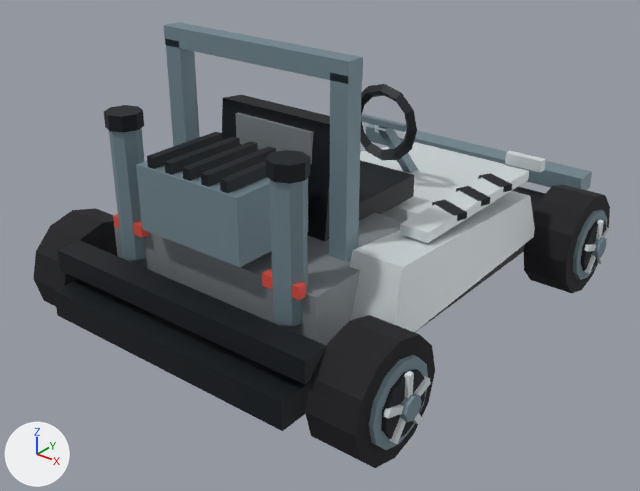
The glTF model DLC/Aliens/assets/kart/aliens/bishop-aliens/kart.glb: old version first, new version second.
One viewpoint serves both versions: a camera (50 mm lens) standing at (2.85, -3.73, 2.62) and looking at (0.0, -0.17, 0.41). Lighting does not change. The marker at lower left points along +X, +Y and +Z. The older version comes first. Where no turn or scale is listed for an object, it has been applied to the vertices. Vertices at exactly the same position are counted once.

The older version as bpy lines, for what is in view:
```python
me_chassis = bpy.data.meshes.new('chassis')
me_chassis.from_pydata(...)  # 412 vertices, 668 faces; spans x -1.04..1.04, y -1.41..1.6, z 0.23..1.67
me_chassis.materials.append(mat_chassis_vertex_colours)
me_wheel_front_right = bpy.data.meshes.new('wheel-front-right')
me_wheel_front_right.from_pydata(...)  # 132 vertices, 228 faces; spans x -0.135..0.221, y -0.31..0.31, z -0.31..0.31
me_wheel_front_right.materials.append(mat_wheel_vertex_colours)
me_wheel_rear_left = bpy.data.meshes.new('wheel-rear-left')
me_wheel_rear_left.from_pydata(...)  # 132 vertices, 228 faces; spans x -0.221..0.135, y -0.31..0.31, z -0.31..0.31
me_wheel_rear_left.materials.append(mat_wheel_vertex_colours)
me_wheel_rear_right = bpy.data.meshes.new('wheel-rear-right')
me_wheel_rear_right.from_pydata(...)  # 132 vertices, 228 faces; spans x -0.135..0.221, y -0.31..0.31, z -0.31..0.31
me_wheel_rear_right.materials.append(mat_wheel_vertex_colours)
ob_chassis = bpy.data.objects.new('chassis', me_chassis)
ob_chassis.location = (0.0, 0.0, 0.0)
ob_wheel_front_right = bpy.data.objects.new('wheel-front-right', me_wheel_front_right)
ob_wheel_front_right.location = (0.975, 1.015, 0.31)
ob_wheel_rear_left = bpy.data.objects.new('wheel-rear-left', me_wheel_rear_left)
ob_wheel_rear_left.location = (-0.975, -1.015, 0.31)
ob_wheel_rear_right = bpy.data.objects.new('wheel-rear-right', me_wheel_rear_right)
ob_wheel_rear_right.location = (0.975, -1.015, 0.31)
```
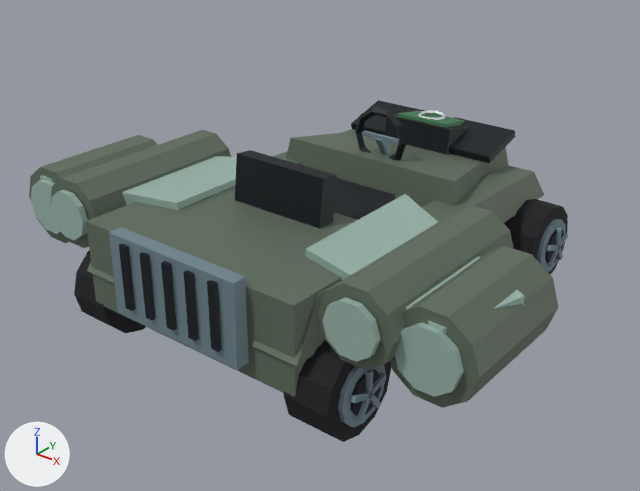
What differs and where, as boxes [x1, y1, x2, y2] in the pictures (640 x 491 px):
'chassis', deleted: before [54, 22, 592, 431]
'identity-dropship-dropship-armored-cargo-fuselage', added: after [29, 100, 558, 408]
'identity-dropship-motif-engine-pods', added: after [50, 130, 514, 370]
'wheel-rear-right', reshaped, moved: before [305, 315, 435, 468]; after [284, 340, 391, 442]
'identity-dropship-motif-wings', added: after [40, 150, 525, 334]
'identity-dropship-driver-cockpit', added: after [235, 107, 406, 229]
'wheel-front-right', reshaped, moved: before [524, 185, 611, 293]; after [504, 199, 568, 275]
'wheel-rear-left', reshaped, moved (14% narrower, 15% shorter): before [33, 208, 117, 306]; after [74, 250, 146, 333]
'identity-dropship-motif-scanner', added: after [384, 110, 470, 155]
part 2 of me_wheel_front_right, added: after [545, 230, 564, 263]
part 3 of me_wheel_front_right, added: after [555, 227, 562, 248]
part 4 of me_wheel_front_right, rebuilt: before [524, 185, 610, 293]; after [504, 199, 568, 275]
part 5 of me_wheel_front_right, cut back: before [573, 210, 611, 280]; after [546, 233, 568, 267]
part 6 of me_wheel_rear_right, added: after [351, 369, 381, 416]
part 7 of me_wheel_rear_right, added: after [365, 369, 373, 396]
part 8 of me_wheel_rear_right, rebuilt: before [305, 315, 435, 468]; after [284, 340, 391, 442]
part 9 of me_wheel_rear_right, cut back: before [368, 355, 431, 450]; after [350, 373, 386, 421]

The change, as a list of edits to the scene's bpy script:
```text
Change me_wheel_rear_left:
    remove me_wheel_rear_left.from_pydata(...)  # 132 vertices, 228 faces; spans x -0.221..0.135, y -0.31..0.31, z -0.31..0.31
    add me_wheel_rear_left.from_pydata(...)  # 113 vertices, 196 faces; spans x -0.182..0.125, y -0.25..0.25, z -0.25..0.25
    me_wheel_rear_left part 1: the loose piece of 26 vertices spanning x -0.135..0.135, y -0.31..0.31, z -0.31..0.31 is rebuilt with 51 vertices and now spans x -0.149..0.125, y -0.25..0.25, z -0.25..0.25
    other edits to the shape of me_wheel_rear_left do not show in these pictures
Change me_wheel_front_right:
    remove me_wheel_front_right.from_pydata(...)  # 132 vertices, 228 faces; spans x -0.135..0.221, y -0.31..0.31, z -0.31..0.31
    add me_wheel_front_right.from_pydata(...)  # 113 vertices, 196 faces; spans x -0.125..0.182, y -0.25..0.25, z -0.25..0.25
    me_wheel_front_right part 2: a new loose piece, a 10-sided cylinder along x spanning x 0.14..0.165, y -0.107..0.107, z -0.112..0.113, in mat_wheel_vertex_colours
    me_wheel_front_right part 3: a new loose piece, a box spanning x 0.158..0.182, y -0.015..0.015, z 0.0..0.125, in mat_wheel_vertex_colours
    me_wheel_front_right part 4: the loose piece of 26 vertices spanning x -0.135..0.135, y -0.31..0.31, z -0.31..0.31 is rebuilt with 51 vertices and now spans x -0.125..0.149, y -0.25..0.25, z -0.25..0.25
    me_wheel_front_right part 5: 106 vertices removed from x 0.134..0.221, y -0.217..0.217, z -0.217..0.217; 32 vertices added at x 0.158..0.182, y -0.124..0.124, z -0.11..0.053
Change me_wheel_rear_right:
    remove me_wheel_rear_right.from_pydata(...)  # 132 vertices, 228 faces; spans x -0.135..0.221, y -0.31..0.31, z -0.31..0.31
    add me_wheel_rear_right.from_pydata(...)  # 113 vertices, 196 faces; spans x -0.125..0.182, y -0.25..0.25, z -0.25..0.25
    me_wheel_rear_right part 6: a new loose piece, a 10-sided cylinder along x spanning x 0.14..0.165, y -0.107..0.107, z -0.112..0.113, in mat_wheel_vertex_colours
    me_wheel_rear_right part 7: a new loose piece, a box spanning x 0.158..0.182, y -0.015..0.015, z 0.0..0.125, in mat_wheel_vertex_colours
    me_wheel_rear_right part 8: the loose piece of 26 vertices spanning x -0.135..0.135, y -0.31..0.31, z -0.31..0.31 is rebuilt with 51 vertices and now spans x -0.125..0.149, y -0.25..0.25, z -0.25..0.25
    me_wheel_rear_right part 9: 106 vertices removed from x 0.134..0.221, y -0.217..0.217, z -0.217..0.217; 32 vertices added at x 0.158..0.182, y -0.124..0.124, z -0.11..0.053
Remove ob_chassis:
    ob_chassis = bpy.data.objects.new('chassis', me_chassis)
Change ob_wheel_rear_left:
    ob_wheel_rear_left.location: (-0.975, -1.015, 0.31) -> (-0.76, -0.98, 0.25)
Change ob_wheel_front_right:
    ob_wheel_front_right.location: (0.975, 1.015, 0.31) -> (0.76, 0.98, 0.25)
Change ob_wheel_rear_right:
    ob_wheel_rear_right.location: (0.975, -1.015, 0.31) -> (0.76, -0.98, 0.25)
Add ob_identity_dropship_motif_scanner:
    ob_identity_dropship_motif_scanner = bpy.data.objects.new('identity-dropship-motif-scanner', me_identity_dropship_motif_scanner)  # 56 vertices, 104 faces; spans x -0.235..0.235, y 0.779..1.161, z 0.681..0.914
    ob_identity_dropship_motif_scanner.location = (0.0, 0.0, 0.0)
Add ob_identity_dropship_motif_wings:
    ob_identity_dropship_motif_wings = bpy.data.objects.new('identity-dropship-motif-wings', me_identity_dropship_motif_wings)  # 20 vertices, 32 faces; spans x -1.46..1.46, y -1.05..0.03, z 0.71..0.78
    ob_identity_dropship_motif_wings.location = (0.0, 0.0, 0.0)
Add ob_identity_dropship_motif_engine_pods:
    ob_identity_dropship_motif_engine_pods = bpy.data.objects.new('identity-dropship-motif-engine-pods', me_identity_dropship_motif_engine_pods)  # 88 vertices, 160 faces; spans x -1.15..1.15, y -1.17..-0.08, z 0.49..0.87
    ob_identity_dropship_motif_engine_pods.location = (0.0, 0.0, 0.0)
Add ob_identity_dropship_driver_cockpit:
    ob_identity_dropship_driver_cockpit = bpy.data.objects.new('identity-dropship-driver-cockpit', me_identity_dropship_driver_cockpit)  # 80 vertices, 140 faces; spans x -0.3..0.3, y -0.557..0.679, z 0.459..1.086
    ob_identity_dropship_driver_cockpit.location = (0.0, 0.0, 0.0)
Add ob_identity_dropship_dropship_armored_cargo_fuselage:
    ob_identity_dropship_dropship_armored_cargo_fuselage = bpy.data.objects.new('identity-dropship-dropship-armored-cargo-fuselage', me_identity_dropship_dropship_armored_cargo_fuselage)  # 200 vertices, 328 faces; spans x -1.5..1.5, y -1.32..1.44, z 0.26..0.87
    ob_identity_dropship_dropship_armored_cargo_fuselage.location = (0.0, 0.0, 0.0)
```
